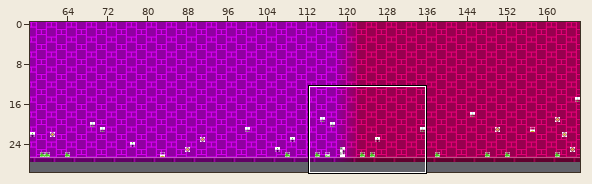
One commit to this Tiled map: levels/chr_data/tmx/cantletgo.tmx. Above: a wide view before the commit, with the close-up outlined.
Close-up. Before:
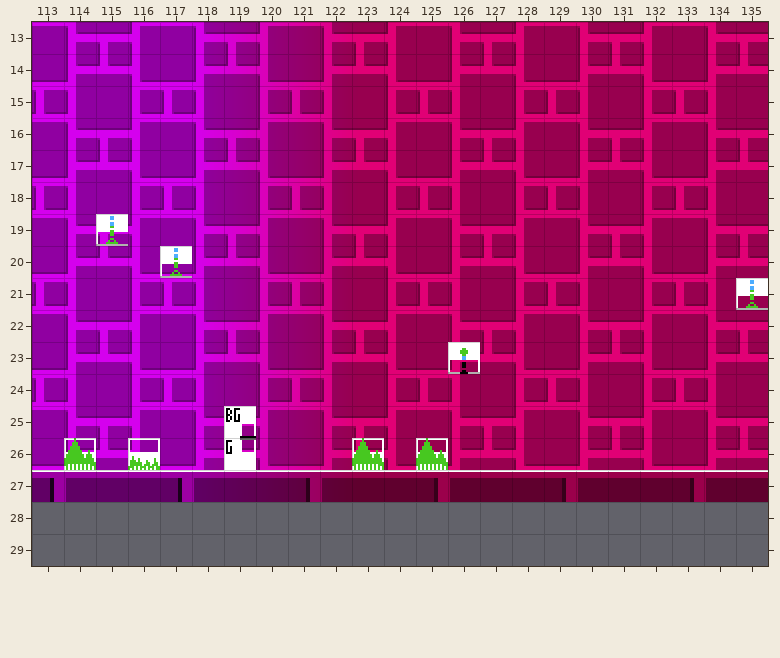
Cells are 16x16 px. Shown: x 113..135, y 13..29. The commit also changed other parts of the map, which this record leaves out. Not drawn, because the pictures are missing: unchanged layer "Layer 2".
After:
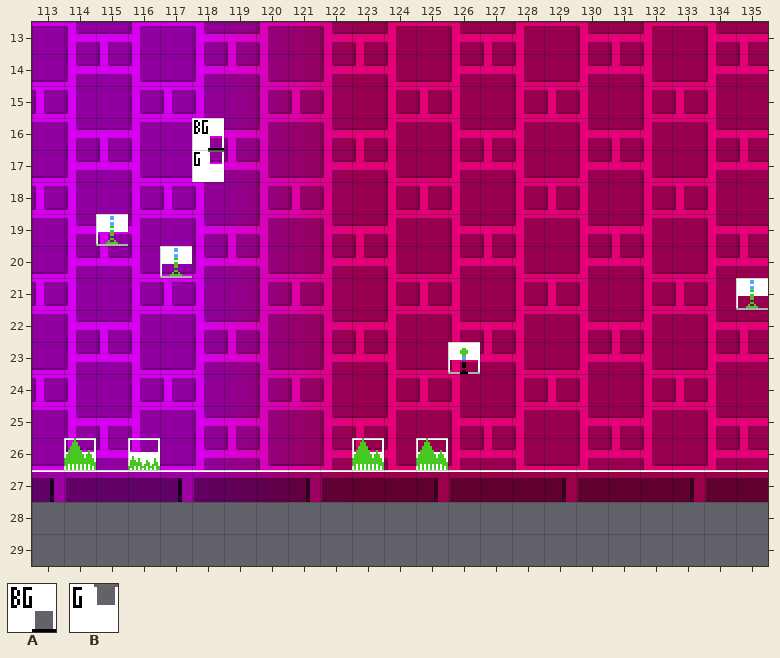
Key: from "sprites": A 256 "BG colour trigger", B 257 "Ground colour trigger".
Objects are placed by their top-left corner, in cells (3,4 is the top-left corner of cell 3,4); size is 1x1 cell unless given.
What changed:
--- layer "SP"
+A "BG colour trigger" at 118,16
+B "Ground colour trigger" at 118,17
-A "BG colour trigger" at 119,25
-B "Ground colour trigger" at 119,26
Where, in picture pixels (left, top, right, bottom), the same in both close-ups:
added: (192, 118, 224, 182)
removed: (224, 406, 256, 470)
